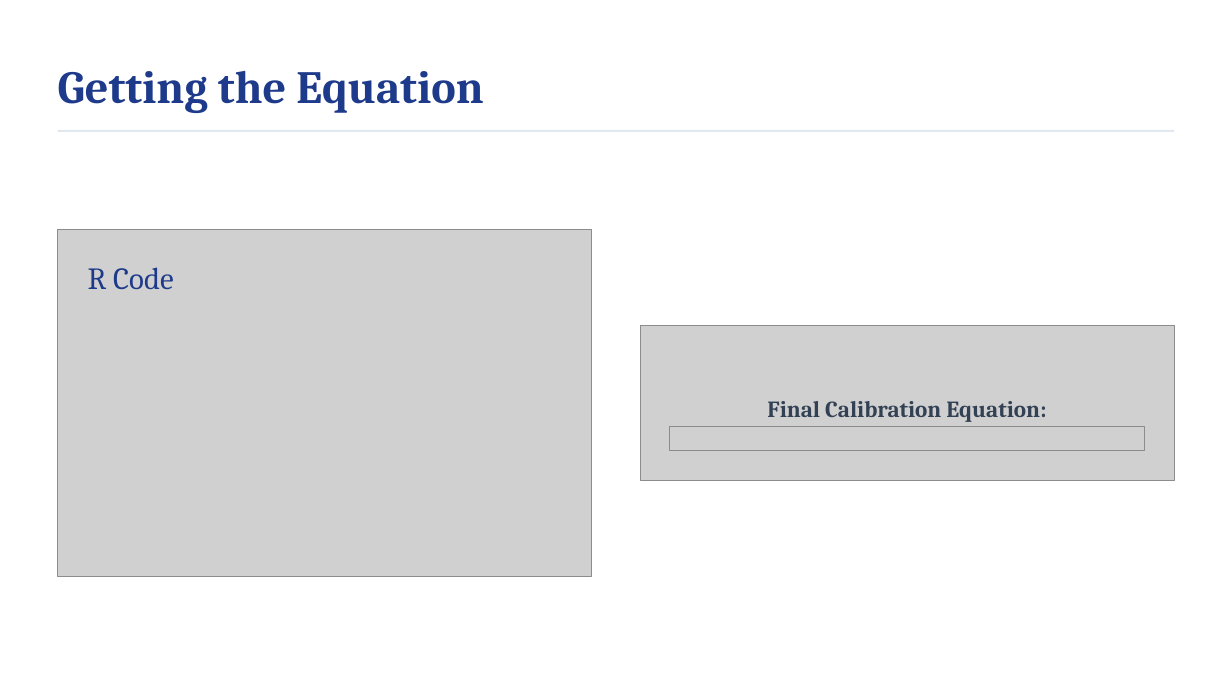
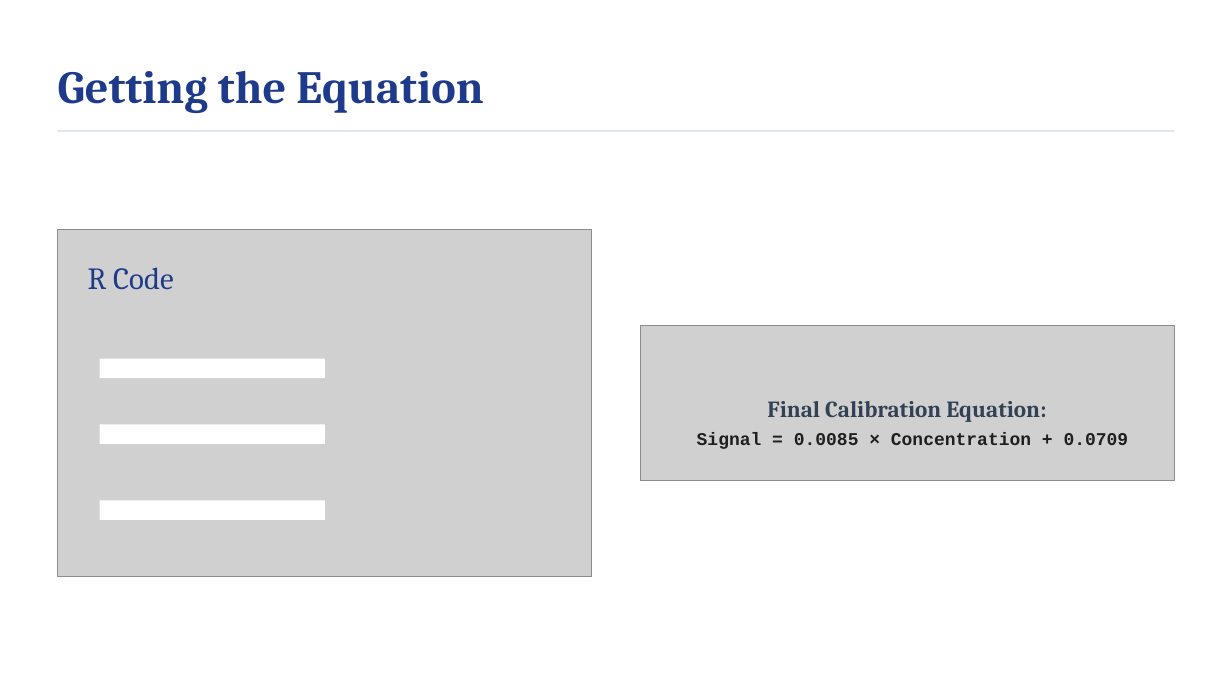
Before and after one commit to Koohoko/MSc_Module3_Programming_BioData_HKUSpacce_2026, a slide deck: slide 25 of lectures/Session_06_ANOVA_Regression/slides/Session 6_ ANOVA and Linear Regression.pptx. Drawn at 1232x693 pixels with LibreOffice and Linux fonts; fonts in the diff are those of the drawing; grey boxes stand for pictures; background and template pictures are left out. Boxes give left, top, right and bottom in pixels: in the first picture for what was removed or moved away, otherwise in the second. Text is boxed around its words. In the diff, an @@ line names an element or a change of style, - is before the commit and + after.

```diff
--- a/lectures/Session_06_ANOVA_Regression/slides/Session 6_ ANOVA and Linear Regression.pptx
+++ b/lectures/Session_06_ANOVA_Regression/slides/Session 6_ ANOVA and Linear Regression.pptx
@@ rectangle added at <box>100,359,325,378</box>, fill #FFFFFF @@
@@ rectangle added at <box>100,424,325,444</box>, fill #FFFFFF @@
@@ picture removed at <box>670,427,1145,451</box> @@
@@ text added at <box>697,433,1129,449</box>, 14 pt, text #1F1F1F, bold @@
+Signal = 0.0085 × Concentration + 0.0709
@@ rectangle added at <box>100,501,325,520</box>, fill #FFFFFF @@
```
Also in this commit, not shown: 11 other slides changed, 3 other files.
